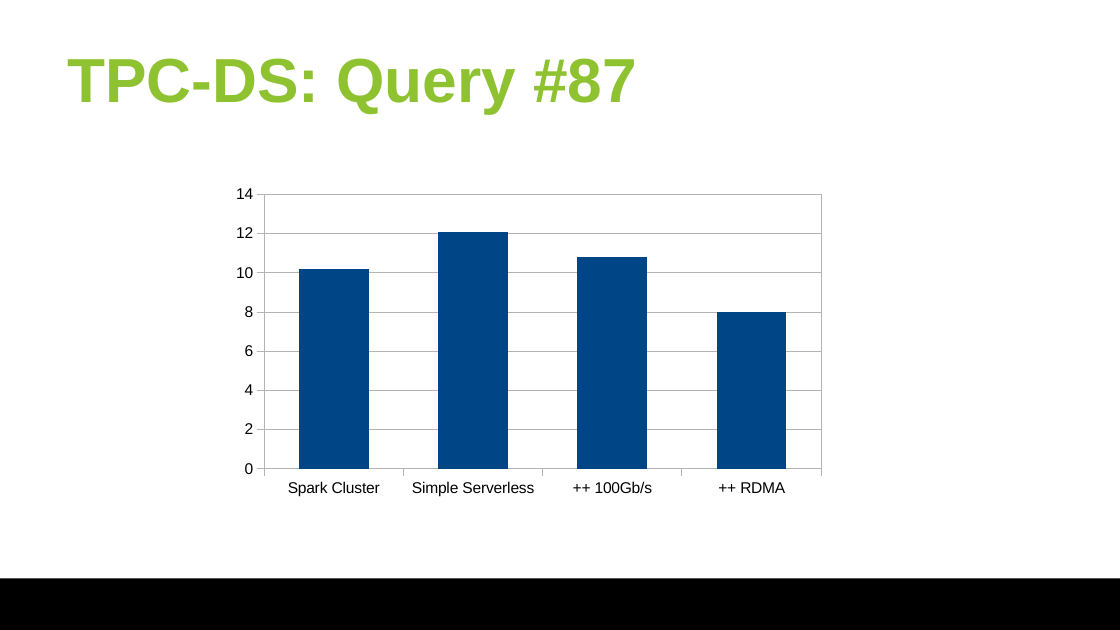
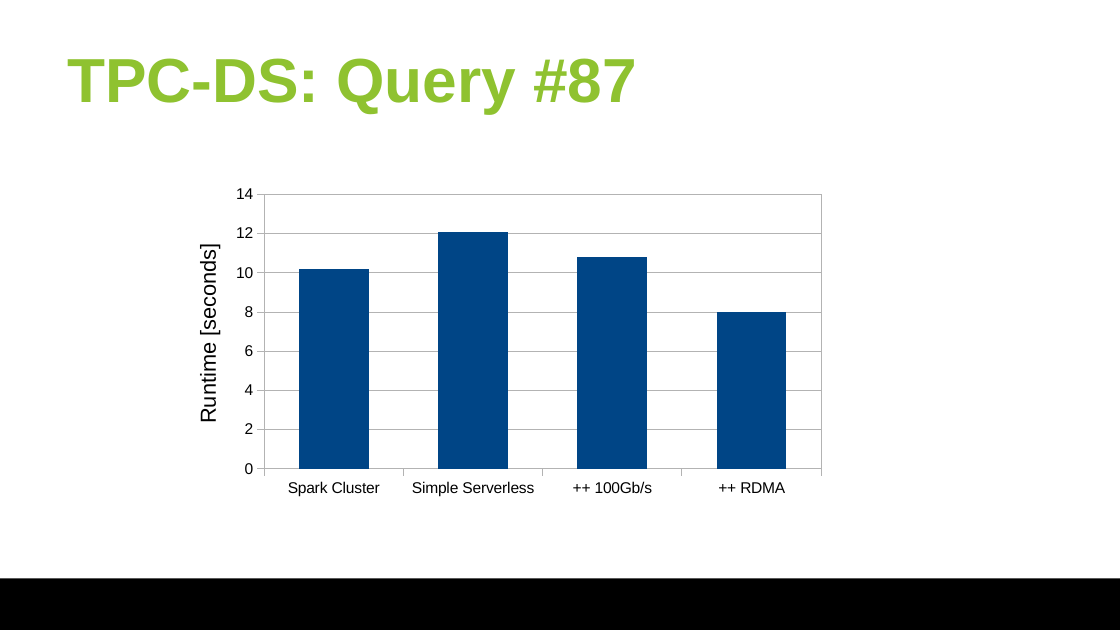
Before and after one commit to huangyibo/spark-summit-18, a slide deck: slide 40 of slides/spark-summit-18.odp. Drawn at 1120x630 pixels with LibreOffice and Linux fonts; fonts in the diff are those of the drawing; background and template pictures are left out. Boxes give left, top, right and bottom in pixels: in the first picture for what was removed or moved away, otherwise in the second. Text is boxed around its words. In the diff, an @@ line names an element or a change of style, - is before the commit and + after.

```diff
--- a/slides/spark-summit-18.odp
+++ b/slides/spark-summit-18.odp
@@ text added at [196, 252, 220, 422], 14 pt, text #000000 @@
+Runtime [seconds]
```
Also in this commit, not shown: 27 other slides changed, 1 other file.
